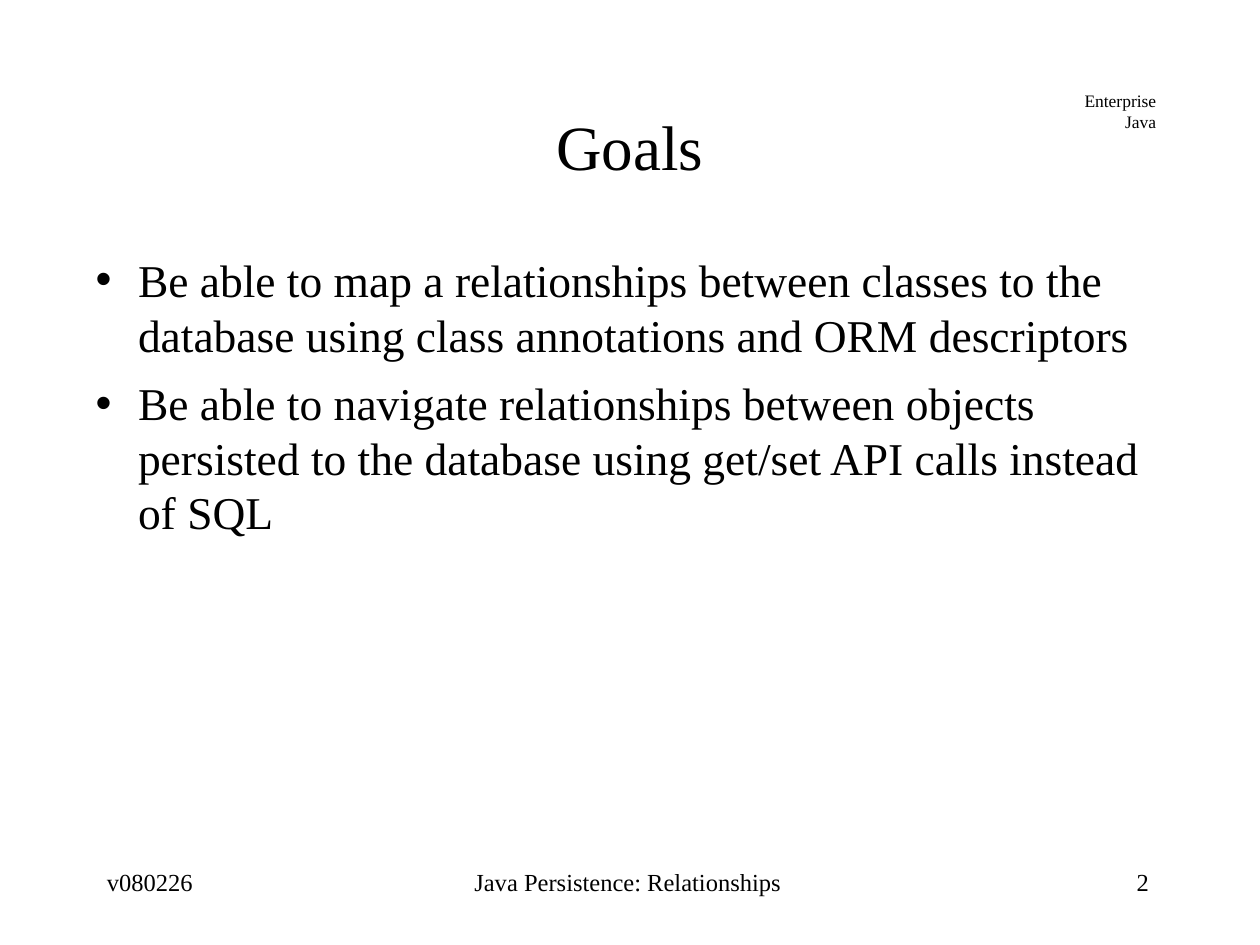
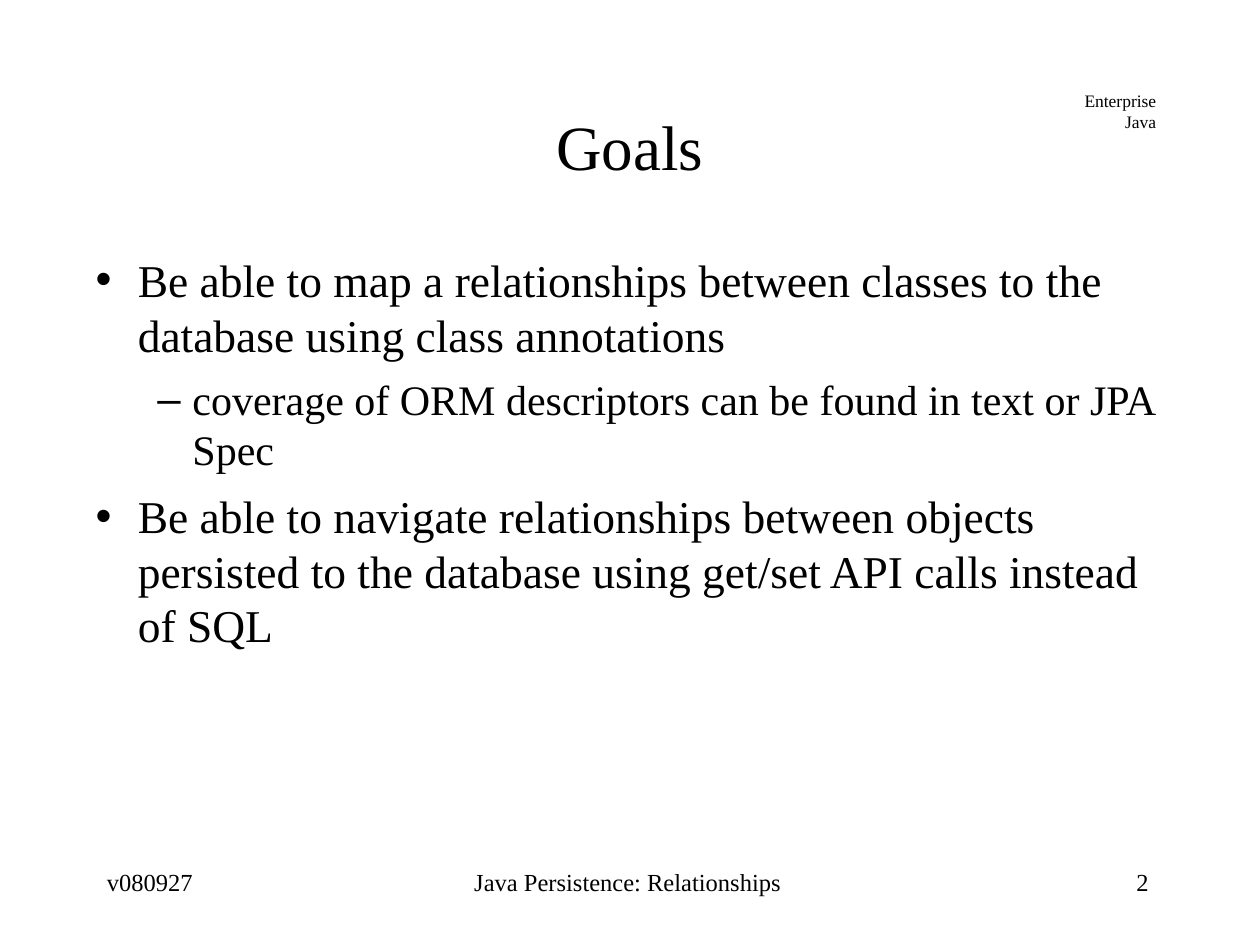
Before and after one commit to jcstaff/ejava-javaee, a slide deck: slide 2 of ormRelations/src/site/resources/lectures/ormRelations.ppt. Drawn at 1260x945 pixels with LibreOffice and Linux fonts; fonts in the diff are those of the drawing. Boxes give left, top, right and bottom in pixels: in the first picture for what was removed or moved away, otherwise in the second. Text is boxed around its words. In the diff, an @@ line names an element or a change of style, - is before the commit and + after.

```diff
--- a/ormRelations/src/site/resources/lectures/ormRelations.ppt
+++ b/ormRelations/src/site/resources/lectures/ormRelations.ppt
@@ text at box(138, 265, 1156, 474): text changed @@
-• Be able to map a relationships between classes to the database using class annotations and ORM descriptors
+• Be able to map a relationships between classes to the database using class annotations
+  – coverage of ORM descriptors can be found in text or JPA Spec
@@ text at box(138, 501, 1138, 650): indent changed @@
@@ text at box(107, 874, 193, 892): text changed @@
-v080226
+v080927
```
Also in this commit, not shown: 62 other slides changed, 4 slides added, 2 other files.
